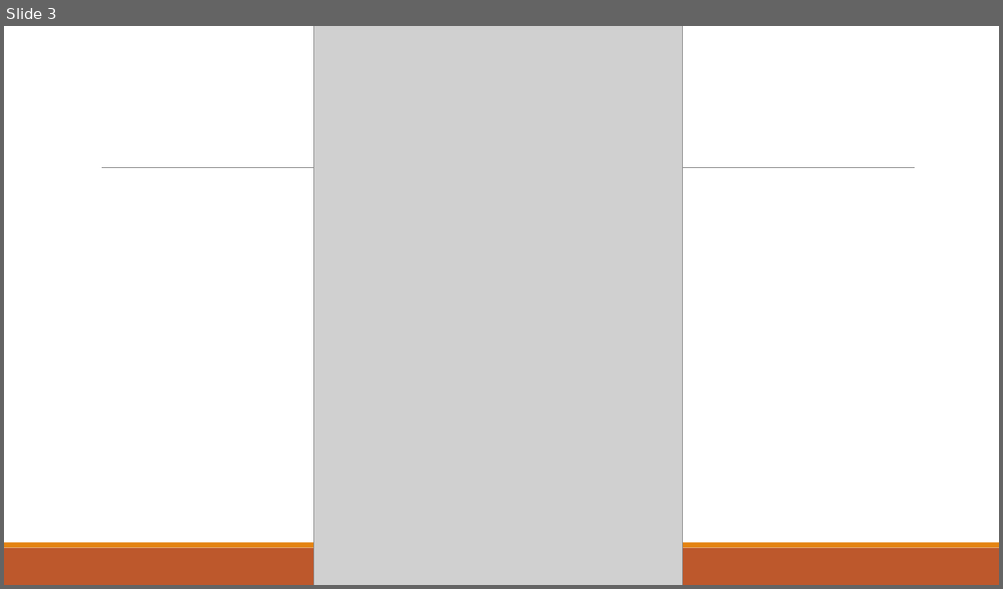
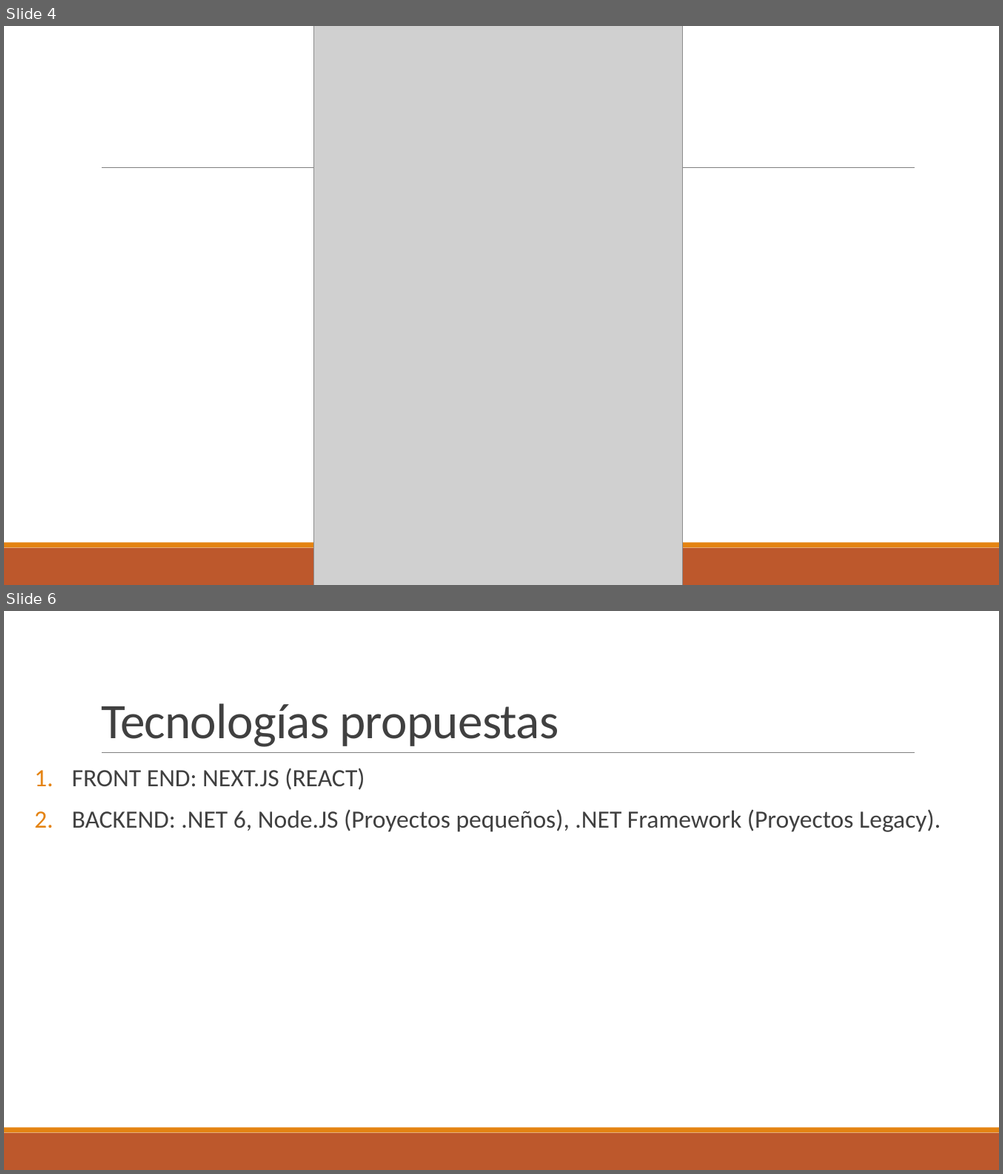
Before and after one commit to bsaezceim/apiexample, a slide deck: Concepto API REST.pptx. Shown one above the other, each under a label of ours: slide 3 before the commit, slides 4 and 6 after it; the slides between them are not shown. The pictures are 1003x589 and 1003x1174 pixels, drawn with LibreOffice and Linux fonts; fonts in the diff are those of the drawing; grey boxes stand for pictures. Boxes give left, top, right and bottom in pixels: in the first picture for what was removed or moved away, otherwise in the second. Text is boxed around its words. In the diff, an @@ line names an element or a change of style, - is before the commit and + after.

```diff
--- a/Concepto API REST.pptx
+++ b/Concepto API REST.pptx
@@ slide 6 added at bbox=[4, 611, 999, 1170], background #FFFFFF; not listed: 3 template elements that a slide beside it also shows @@
@@ title added at bbox=[101, 703, 558, 747], 48 pt, text #404040 @@
+Tecnologías propuestas
@@ text added at bbox=[72, 768, 940, 832], 24 pt, text #404040 @@
+1. FRONT END: NEXT.JS (REACT)
+2. BACKEND: .NET 6, Node.JS (Proyectos pequeños), .NET Framework (Proyectos Legacy).
@@ what was slide 3 is now slide 4 @@
```
Also in this commit, not shown: 1 slide changed, 3 other slides added, 2 slides removed.
